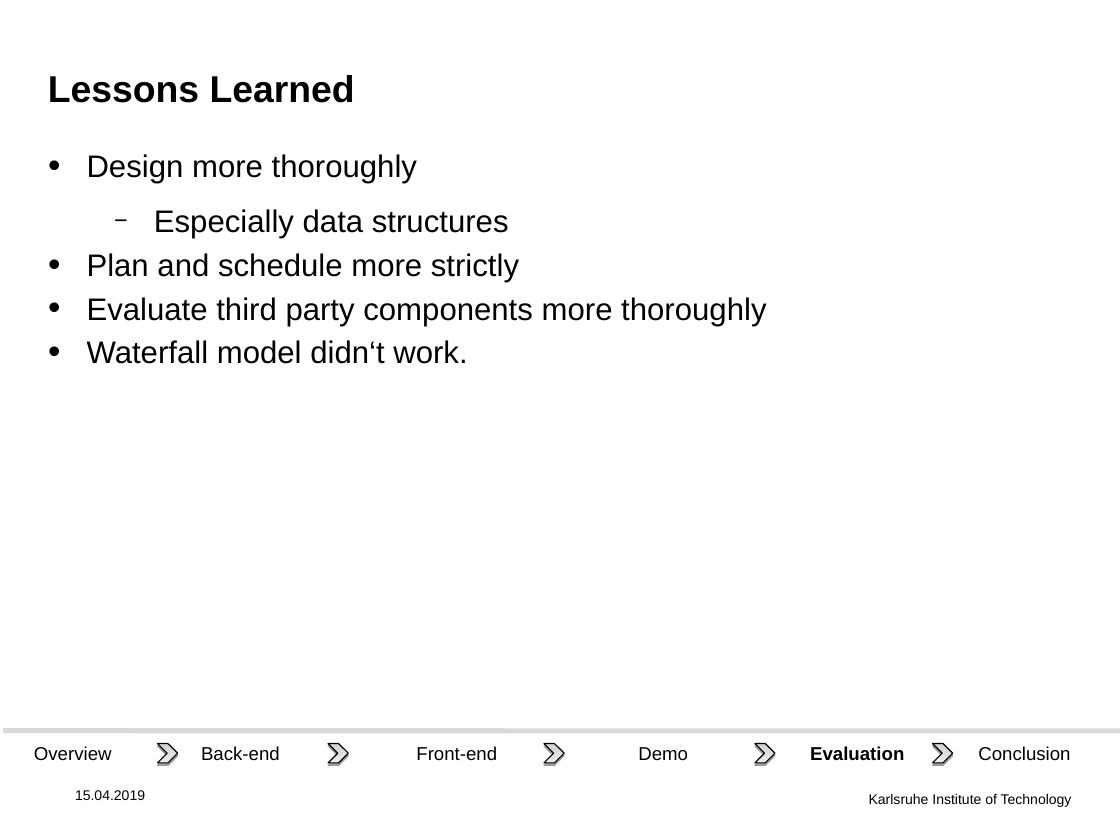
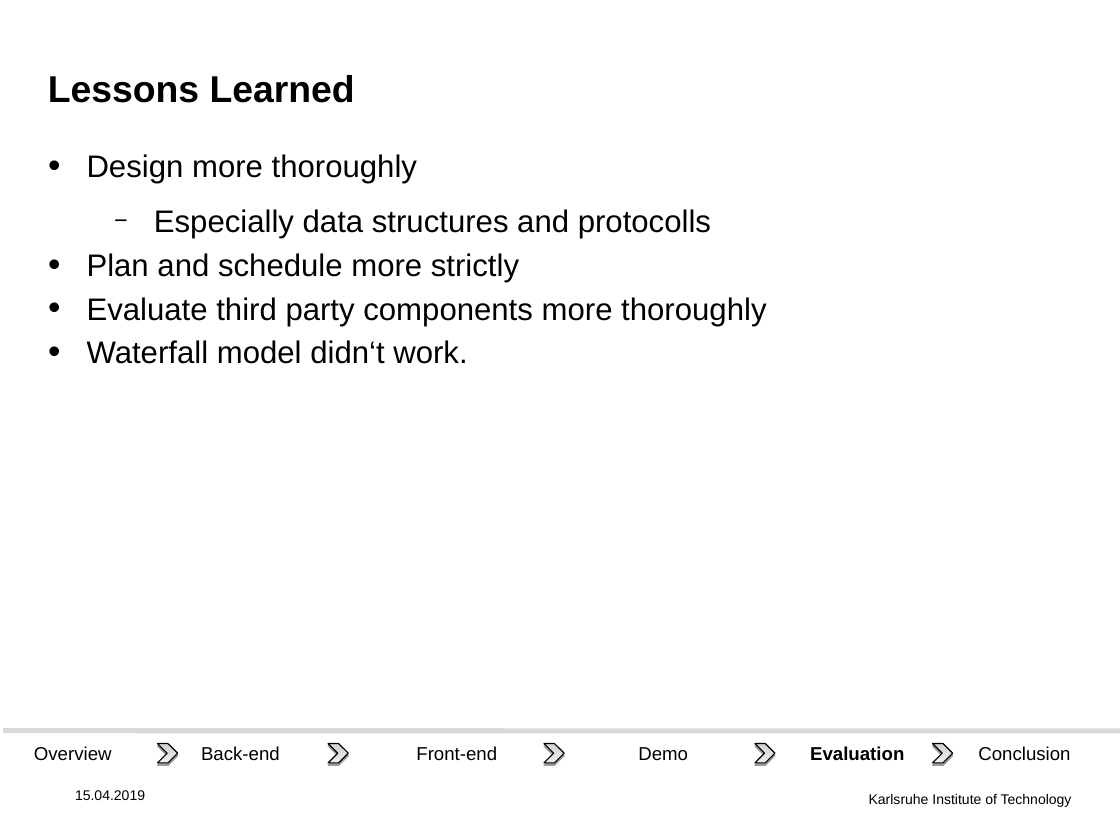
Before and after one commit to DHSTTOS/documents, a slide deck: slide 21 of final_presentation/final-pres3.odp (slide 22 before the commit). Drawn at 1120x840 pixels with LibreOffice and Linux fonts; fonts in the diff are those of the drawing; background and template pictures are left out. Boxes give left, top, right and bottom in pixels: in the first picture for what was removed or moved away, otherwise in the second. Text is boxed around its words. In the diff, an @@ line names an element or a change of style, - is before the commit and + after.

Commit message:
In "Architecture", move front-end before back-end. Remove the first slide with the application screenshot. Add "extensibility" to nonfunctional requirements. In "Lessons learned", add "and protocolls".

```diff
--- a/final_presentation/final-pres3.odp
+++ b/final_presentation/final-pres3.odp
@@ text at <box>154,209,711,239</box>: text changed @@
-  − Especially data structures
+  − Especially data structures and protocolls
```
Also in this commit, not shown: 2 other slides changed, 1 slide removed, 1 other file.
